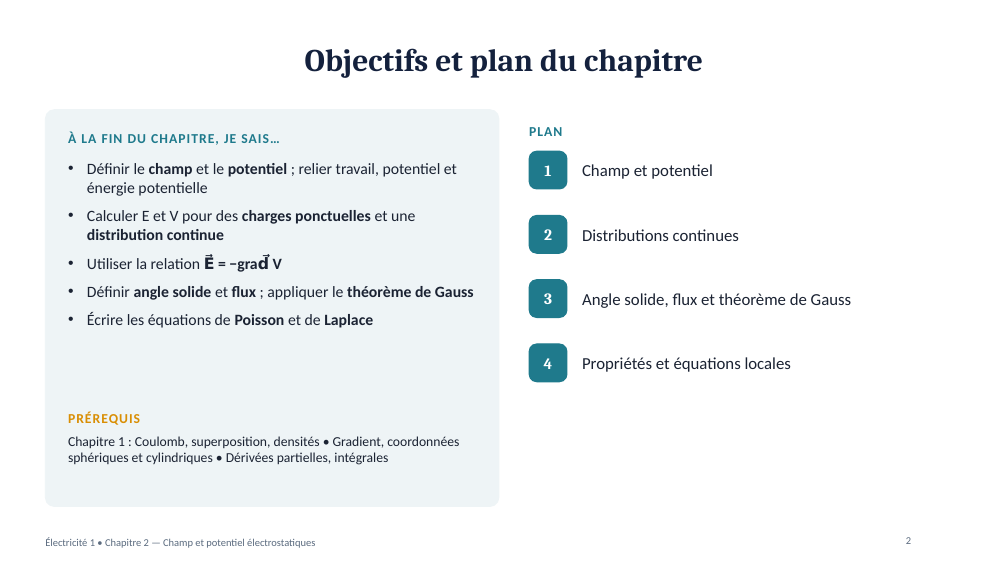
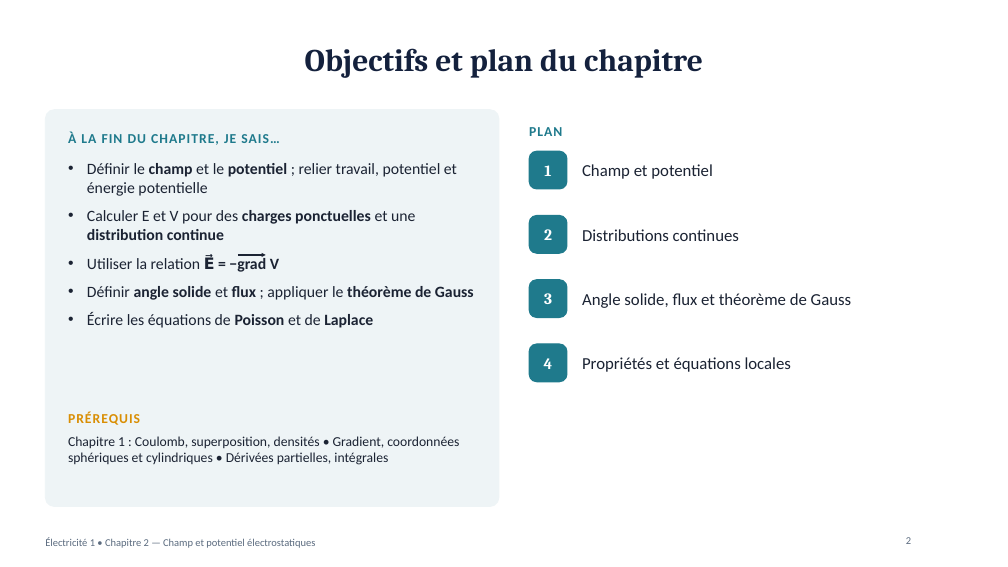
Before and after one commit to physiquefacile/physiquefacile.github.io, a slide deck: slide 2 of slides/Electricite_Chapitre_2_Champ_potentiel.pptx. Drawn at 1008x567 pixels with LibreOffice and Linux fonts; fonts in the diff are those of the drawing; background and template pictures are left out. Boxes give left, top, right and bottom in pixels: in the first picture for what was removed or moved away, otherwise in the second. Text is boxed around its words. In the diff, an @@ line names an element or a change of style, - is before the commit and + after.

```diff
--- a/slides/Electricite_Chapitre_2_Champ_potentiel.pptx
+++ b/slides/Electricite_Chapitre_2_Champ_potentiel.pptx
@@ text at [87,255,279,272]: text changed @@
-• Utiliser la relation E⃗ = −grad⃗ V
+• Utiliser la relation E⃗ = −grad V
@@ arrow added from (238, 255) to (265, 255), #1B2333 1.12 pt @@
```
Also in this commit, not shown: 4 other slides changed, 2 other files.
